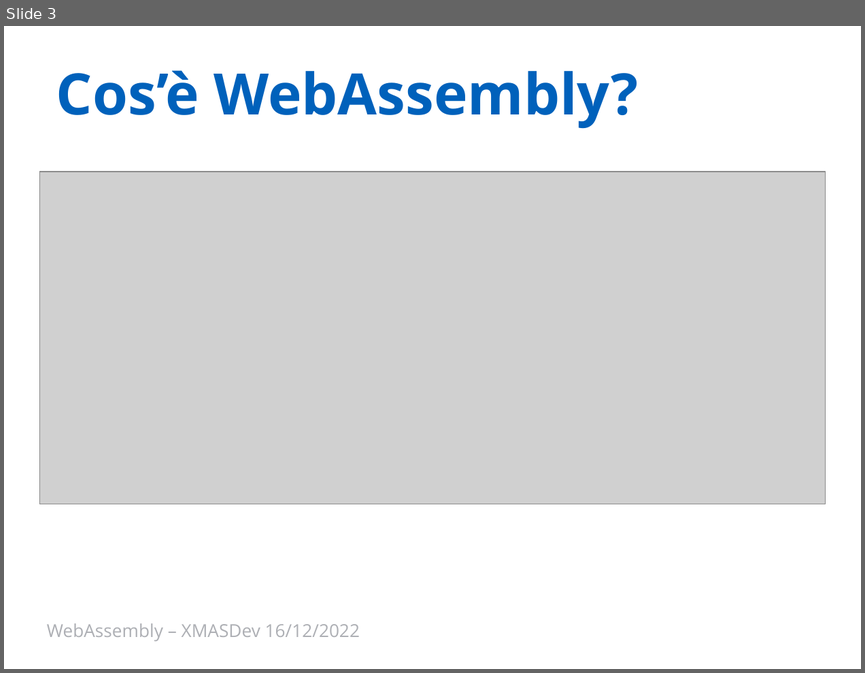
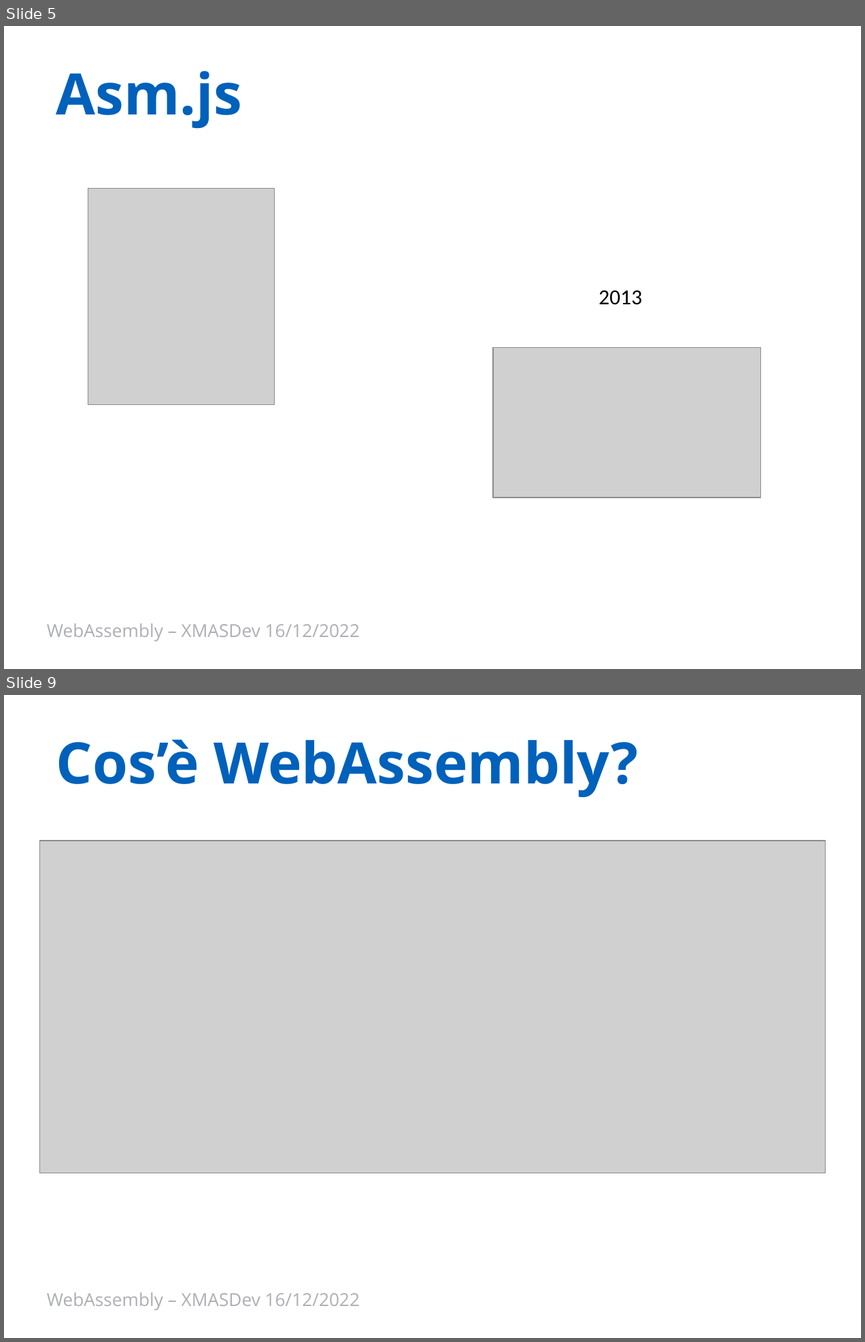
Before and after one commit to Ace68/slide, a slide deck: 2022/XMasDev/WebAssembly.pptx. Shown one above the other, each under a label of ours: slide 3 before the commit, slides 5 and 9 after it; the slides between them are not shown. The pictures are 865x673 and 865x1342 pixels, drawn with LibreOffice and Linux fonts; fonts in the diff are those of the drawing; grey boxes stand for pictures; background and template pictures are left out. Boxes give left, top, right and bottom in pixels: in the first picture for what was removed or moved away, otherwise in the second. Text is boxed around its words. In the diff, an @@ line names an element or a change of style, - is before the commit and + after.

```diff
--- a/2022/XMasDev/WebAssembly.pptx
+++ b/2022/XMasDev/WebAssembly.pptx
@@ slide 5 added at <box>4,26,861,669</box>, background #FFFFFF @@
@@ title added at <box>56,71,242,129</box>, 48 pt, text #0061BB, bold @@
+Asm.js
@@ picture added at <box>88,189,275,405</box> @@
@@ text added at <box>598,290,642,305</box>, 18 pt, text #000000 @@
+2013
@@ picture added at <box>493,347,761,497</box> @@
@@ text added at <box>47,623,360,641</box>, 15 pt, text #ADAFB4 @@
+WebAssembly – XMASDev 16/12/2022
@@ what was slide 3 is now slide 9 @@
```
Also in this commit, not shown: 6 slides changed, 8 other slides added, 3 slides removed, 1 other file.
